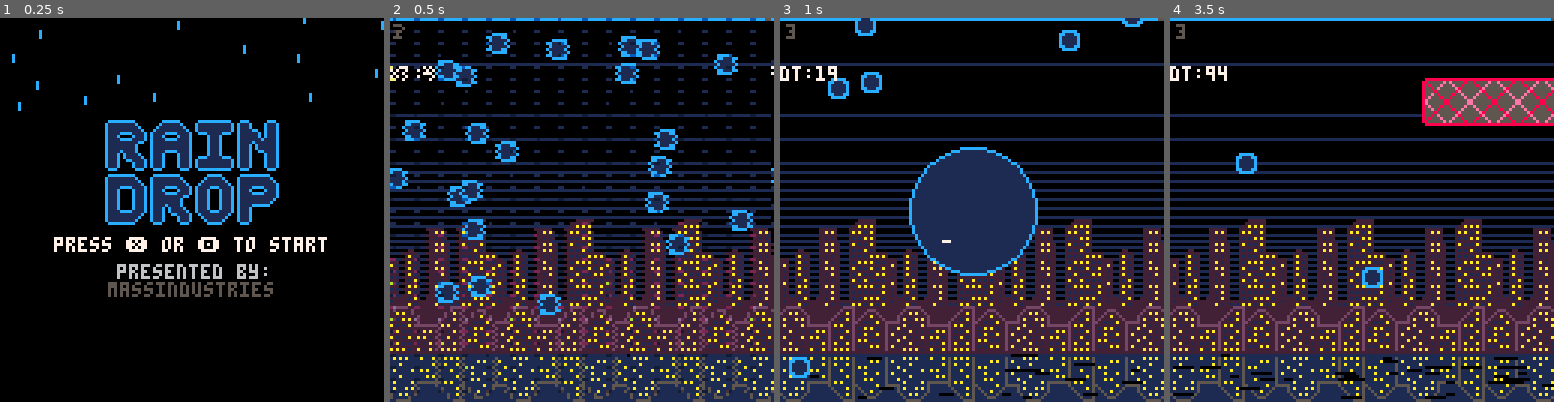
Above: before the commit, frames 1-4 (left to right).
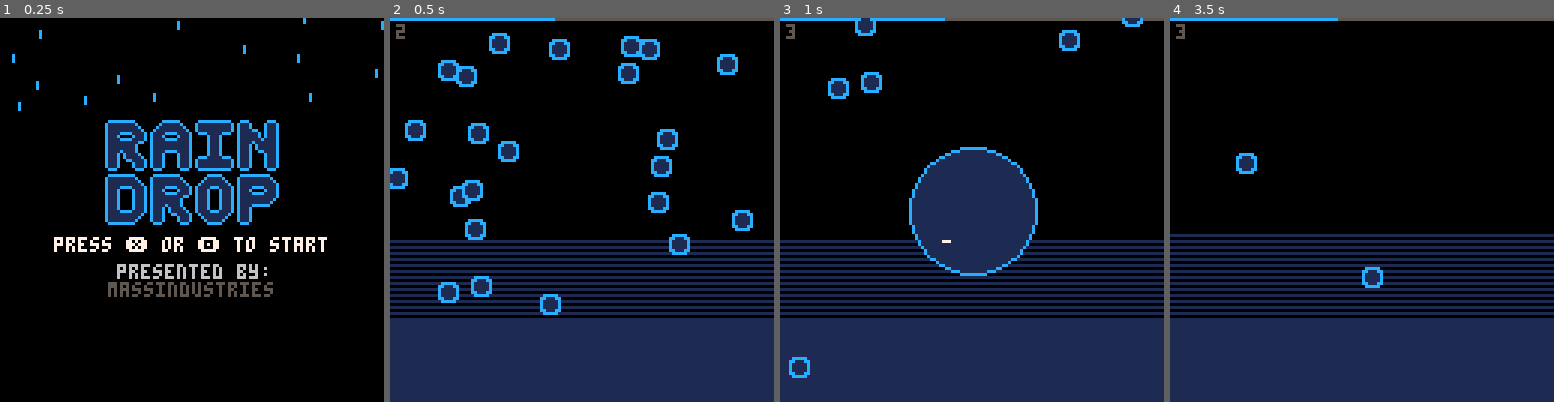
Above: after the commit, the same moments.

Repository: abemassry/rain-drop
Game: PICO-8 cartridge raindrop1.p8
Two runs of this game, one before a commit and one after it. Both use one fixed random seed, a clock stepped at 60 frames per second and the inputs below.
Inputs:
- Up to frame 1 (0.25 s): no input
- Up to frame 2 (0.5 s): tap X (X key) at 0.33 s
- Up to frame 3 (1 s): tap O (Z key) at 0.7 s
- Up to frame 4 (3.5 s): tap X (X key) at 1.07, 1.85, 2.97 s; hold Right 1.6-2.1 s; tap O (Z key) every 0.4 s from 1.7 to 3.3 s; hold Up 2.15-2.42 s; hold Right 2.47-3.03 s; hold Left from 3.08 s (still down)

Frame 1 is identical in both runs. In frame 2, 41% of the frame differs, in the area x 0-100%, y 0-100%; in frame 3, 34%; in frame 4, 42%.

Commit message:
almost ready to finish 3rd level

Diff:
--- a/raindrop1.p8
+++ b/raindrop1.p8
@@ -14,15 +14,16 @@
 	clouds={}
 	girders={}
 	drones={}
+	evil_green={}
 	water_shimmer={}
 	overlay_state = 0
 	-- overlay_state 0 title screen
 	-- overlay_state 1 main play
 	-- overlay_state 2 pause
 	-- overlay_state 3 end of level
-	level = 1 -- default 1
+	level = 3 -- default 1
 	pause_length = 5
-	negative_altitude = 173 -- default 0
+	negative_altitude = 75 -- default 0
 	-- remember to change weight as well back to 1 in one_up
 	score = 0
 	score_counter = 0
@@ -352,6 +353,90 @@
 	end
 
 end
+
+function draw_mountain_range(x_offset, bg_height)
+	for i=0,32 do
+		line(x_offset+40+i,bg_height+32-i, x_offset+40+64-i, bg_height+32-i, 0)
+	end
+	line(x_offset+40, bg_height+32, x_offset+40+32, bg_height+0, 5)
+	line(x_offset+40+32, bg_height+0, x_offset+40+64, bg_height+32, 5)
+
+	for i=0,32 do
+		line(x_offset+0+i,bg_height+32-i, x_offset+64-i, bg_height+32-i, 0)
+	end
+	line(x_offset+0, bg_height+32, x_offset+32, bg_height+0, 5)
+	line(x_offset+32, bg_height+0, x_offset+64, bg_height+32, 5)
+
+	for i=0,16 do
+		line(x_offset+16+33+i,16+bg_height+16-i, x_offset+16+65-i, 16+bg_height+16-i, 0)
+	end
+	line(x_offset+16+32, 16+bg_height+16, x_offset+16+50, 16+bg_height+0, 5)
+	line(x_offset+16+50, 16+bg_height+0, x_offset+16+66, 16+bg_height+16, 5)
+
+end
+function draw_mountain_range_reflection(x_offset, bg_height)
+	line(x_offset+40, bg_height+0, x_offset+40+32, bg_height+32, 5)
+	line(x_offset+40+32, bg_height+32, x_offset+40+64, bg_height+0, 5)
+
+	line(x_offset+0, bg_height+0, x_offset+32, bg_height+32, 5)
+	line(x_offset+32, bg_height+32, x_offset+64, bg_height+0, 5)
+
+	line(x_offset+16+32, 16+bg_height+0, x_offset+16+50, 16+bg_height+16, 5)
+	line(x_offset+16+50, 16+bg_height+16, x_offset+16+66, 16+bg_height+0, 5)
+
+end
+
+
+function draw_mountains(bg_height)
+	bg_height*=2
+	if (bg_height < 64) then
+		dodge_state = 1
+		bg_height = 64
+	end
+
+	bg_height += 4
+
+	palt(0, false)
+
+	-- second mountain range
+	draw_mountain_range(56, bg_height)
+
+	-- first mountain range on left
+	-- second mountain background offset
+	draw_mountain_range(-15, bg_height)
+
+	-- lower mountain range
+	bg_height += 10
+	draw_mountain_range(36, bg_height)
+	draw_mountain_range(-35, bg_height)
+
+
+	palt(0, true)
+
+	bg_height -= 14
+
+	line(-35+40+32, 32+16+bg_height+32, -35+40+64, 32+16+bg_height+0, 5)
+
+	line(-35+16+32, 32+16+bg_height+0, -35+16+50, 32+16+bg_height+16, 5)
+	line(-35+16+50, 32+16+bg_height+16, -35+16+66, 32+16+bg_height+0, 5)
+
+	line(36+16+32, 32+16+bg_height+0, 36+16+50, 32+16+bg_height+16, 5)
+	line(36+16+50, 32+16+bg_height+16, 36+16+66, 32+16+bg_height+0, 5)
+
+	--line(x_offset+0, bg_height+32, x_offset+32, bg_height+0, 5)
+	--line(x_offset+32, bg_height+0, x_offset+64, bg_height+32, 5)
+
+	add_new_shimmer(flr(rnd(128)), flr(rnd(15))+bg_height+32+16)
+
+	for w in all(water_shimmer) do
+		if (cloud_token % 5 == 0) then
+			w:update()
+		end
+		w:draw()
+	end
+
+end
+
 
 function draw_sky(bg_height)
 	for i=128,bg_height,-1 do
@@ -636,6 +721,9 @@
 		end,
 		remove=function(self)
 			del(droplets, self)
+			if self.weight == 0 then
+				sfx(10)
+			end
 		end
 	})
 end
@@ -783,6 +871,9 @@
 		x=xstart,
 		y=10,
 		s=side,
+		y_mult=1,
+		lifetime=18*30,
+		id=flr(rnd(1000)),
 		remove=function(self)
 			del(evil_green, self)
 		end,
@@ -790,12 +881,28 @@
 			spr(2, self.x, self.y)
 		end,
 		update=function(self)
-			if self.s == 0 then
+			if one_up.x > self.x then
 				self.x += 1
-			elseif self.s == 1 then
+			else
 				self.x -= 1
 			end
-			self.y += 1
+			if one_up.weight > 20 then
+				self.y_mult=1
+			else
+				self.y_mult=0.5
+			end
+			if one_up.y > self.y then
+				self.y += self.y_mult
+			else
+				self.y -= self.y_mult
+			end
+			if one_up.accel > 0 then
+				self.y -= one_up.accel - 1
+			end
+			self.lifetime-=1
+			if self.lifetime < 0 then
+				self.y-=3
+			end
 			osx_min = one_up.x - one_up.size - 1
 			osx_max = one_up.x + one_up.size + 1
 			osy_min = one_up.y - one_up.size - 1
@@ -808,9 +915,29 @@
 						one_up_hit = 1
 					end
 			end
+
+			for dr in all(droplets) do
+				ex = flr(self.x)
+				ey = flr(self.y)
+				ex_min = ex - 8
+				ex_max = ex + 8
+				ey_min = ey - 8
+				ey_max = ey + 8
+				if (dr.x > ex_min and
+						dr.x < ex_max and
+						dr.y > ey_min and
+						dr.y < ey_max) then
+					dr.weight = 0
+					dr:remove()
+				end
+			end
+
 			if self.y < -10 then
 				del(evil_green, self)
 			end
+		end,
+		remove=function(self)
+			del(evil_green, self)
 		end
 	})
 end
@@ -850,6 +977,75 @@
 
 end
 
+function add_new_huge()
+	h=flr(rnd(2))
+	if (h==0) then
+		lr=flr(rnd(64))
+	else
+		lr=flr(rnd(64)) + 60
+	end
+	add(girders, {
+		handed=h,
+		x=lr,
+		y=132,
+		remove=function(self)
+			del(girders, self)
+		end,
+		draw=function(self)
+			if (self.handed == 0) then
+				-- left handed
+				spr(32, self.x, self.y, 1, 2, true, false)
+				for i=1,16 do
+					if i % 2 == 0 then
+						spr(33, girder_size(self.x, self.handed, i), self.y, 1, 2, true, false)
+					else
+						spr(33, girder_size(self.x, self.handed, i), self.y, 1, 2)
+					end
+				end
+			else
+				-- right handed
+				spr(32, self.x, self.y, 1, 2)
+				for i=1,16 do
+					if i % 2 == 0 then
+						spr(33, girder_size(self.x, self.handed, i), self.y, 1, 2, true, false)
+					else
+						spr(33, girder_size(self.x, self.handed, i), self.y, 1, 2)
+					end
+				end
+			end
+		end,
+		update=function(self)
+			-- self.y-=(weight_to_speed(one_up.weight, one_up.accel) / 350)
+			self.y-=(weight_to_speed(one_up.weight, one_up.accel))
+			if (self.handed == 1) then
+				right_edge = -8
+				left_edge = 0
+			else
+				right_edge = 0
+				left_edge = 15
+			end
+			osx_min = one_up.x - one_up.size - 1
+			osx_max = one_up.x + one_up.size + 1
+			osy_min = one_up.y - one_up.size - 1
+			osy_max = one_up.y + one_up.size + 1
+			for i=1,16 do
+				if (girder_size(self.x, self.handed, i) + left_edge > osx_min and
+						girder_size(self.x, self.handed, i) + right_edge < osx_max and
+						self.y + 16 > osy_min and
+						self.y < osy_max) then
+							if hit_token > 100 then
+								one_up_hit = 1
+							end
+							-- del(girders, self) -- TODO: change this
+				end
+			end
+			if self.y < -30 then
+				del(girders, self)
+			end
+		end
+	})
+end
+
 function draw_altitude_bar()
 	local multiplier = 127/175
 	local current_altitude = flr(negative_altitude * multiplier)
@@ -860,25 +1056,25 @@
 end
 
 function draw_score()
-	print(score, 2, 2, 5)
+	print(flr(score), 2, 2, 5)
 end
 
 function draw_transition()
+	if score_tabulate == 0 then
+		score = flr(score + one_up.weight)
+		score_tabulate = 1
+	end
 	local multiplier = flr(score/100) * 2
 	if multiplier < 1 then
 		multiplier = 1
 	end
-	if score_tabulate == 0 then
-		score = flr(score + one_up.weight)
-		score_tabulate = 1
-	end
-	if score_counter <= score then
+	if score_counter < score then
 		score_counter+=multiplier
 		sfx(17)
 	else
 		transition_timer += 1
 	end
-	print('score: '..score_counter, 40, 50, 7)
+	print('score: '..flr(score_counter), 40, 50, 7)
 	if transition_timer > 60 then
 		reset_to_next_stage()
 	end
@@ -896,15 +1092,22 @@
 	evil_green={}
 	water_shimmer={}
 	overlay_state = 1
-	level = 2 -- change this to if based on previous value
+
+	if level == 2 then
+		level = 3
+		music(28, 1000, 3)
+	else
+		level = 2
+		music(19, 1000, 3)
+	end
 	-- overlay_state 0 title screen
 	-- overlay_state 1 main play
 	-- overlay_state 2 pause
 	-- overlay_state 3 end of level
 	pause_length = 5
-	negative_altitude = 31 -- default 0 (defined above)
+	negative_altitude = 150 -- default 0 (defined above)
 	-- remember to change weight as well back to 1 in one_up
-	score_counter = 0
+	score_counter = score
 	score_tabulate = 0
 	cloud_token = 0
 	girder_token = 0
@@ -930,7 +1133,6 @@
 		add_new_rain(-1)
 	end
 	i=0
-	music(19, 1000, 3)
 
 end
 
@@ -975,6 +1177,21 @@
 			d:update()
 		end
 		for e in all(evil_green) do
+			ex_min = e.x - 8
+			ex_max = e.x + 8
+			ey_min = e.y - 8
+			ey_max = e.y + 8
+			for eg in all(evil_green) do
+				if (eg.x > ex_min and
+						eg.x < ex_max and
+						eg.y > ey_min and
+						eg.y < ey_max and
+						e.id != eg.id) then
+					sfx(10)
+					e:remove()
+					break
+				end
+			end
 			e:update()
 		end
 		if one_up.weight > 10 and i > 15 and negative_altitude < 176.5 then
@@ -994,7 +1211,7 @@
 			animate_clouds()
 			cloud_token = 0
 		end
-		if dodge_state == 1 and girder_token > 65 and negative_altitude > 130 and negative_altitude < 175 and one_up.weight > 25 then
+		if dodge_state == 1 and girder_token > 65 and negative_altitude > 130 and negative_altitude < 175 and one_up.weight > 25 and (level == 1 or level == 2) then
 			add_new_girder()
 			girder_token = 0
 		end
@@ -1003,8 +1220,12 @@
 			sfx(20)
 			drone_token = 0
 		end
-		if drone_token > 200 and negative_altitude > 30 and negative_altitude < 100 and one_up.weight > 25 and level == 2 then
+		if drone_token > 250 and negative_altitude > 30 and negative_altitude < 100 and one_up.weight > 25 and level == 2 then
 			add_new_evil_green()
+			drone_token = 0
+		end
+		if drone_token > 100 and negative_altitude > 30 and negative_altitude < 100 and one_up.weight > 25 and level == 3 then
+			add_new_huge()
 			drone_token = 0
 		end
 
@@ -1084,7 +1305,12 @@
 			draw_sky(bg_height)
 
 			-- rectfill(0, bg_height, 128, 128, 1)
-			draw_skyline(bg_height)
+			if level == 1 or level == 2 then
+				draw_skyline(bg_height)
+			elseif level == 3 then
+				draw_mountains(bg_height)
+			end
+
 
 			if negative_altitude > 175 then
 				if negative_altitude > 177 and negative_altitude < 400 then
@@ -1131,7 +1357,6 @@
 
 		-- print('cpu:'..flr(stat(1)*100)..'%', 0, 6, 7)
 		-- print('w:'..one_up.weight, 0, 10, 7)
-		print('dt:'..drone_token, 0, 16, 7)
 	elseif overlay_state == 3 then
 		cls()
 	elseif overlay_state == 4 then
Not shown, changed: the music (__music__) section of raindrop1.p8
Not shown, changed: the sound effects (__sfx__) section of raindrop1.p8
Not shown, changed: todo.txt
